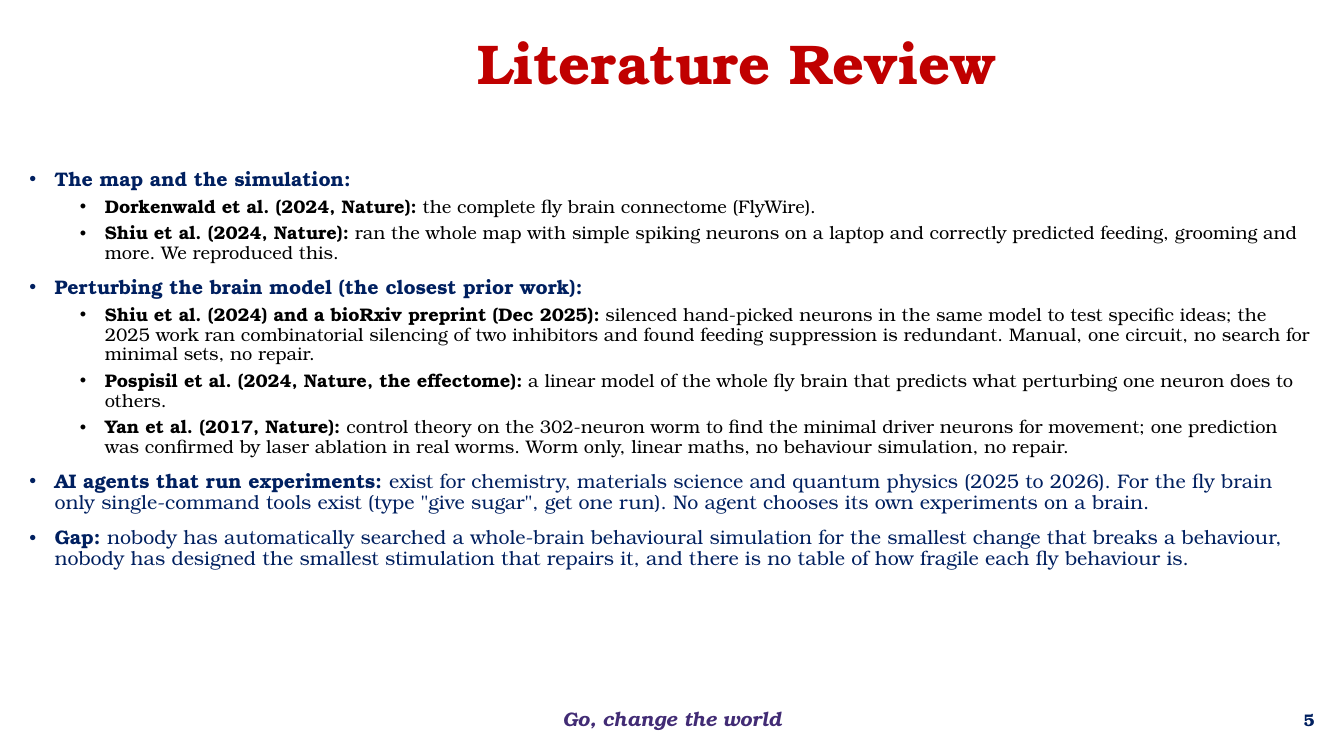
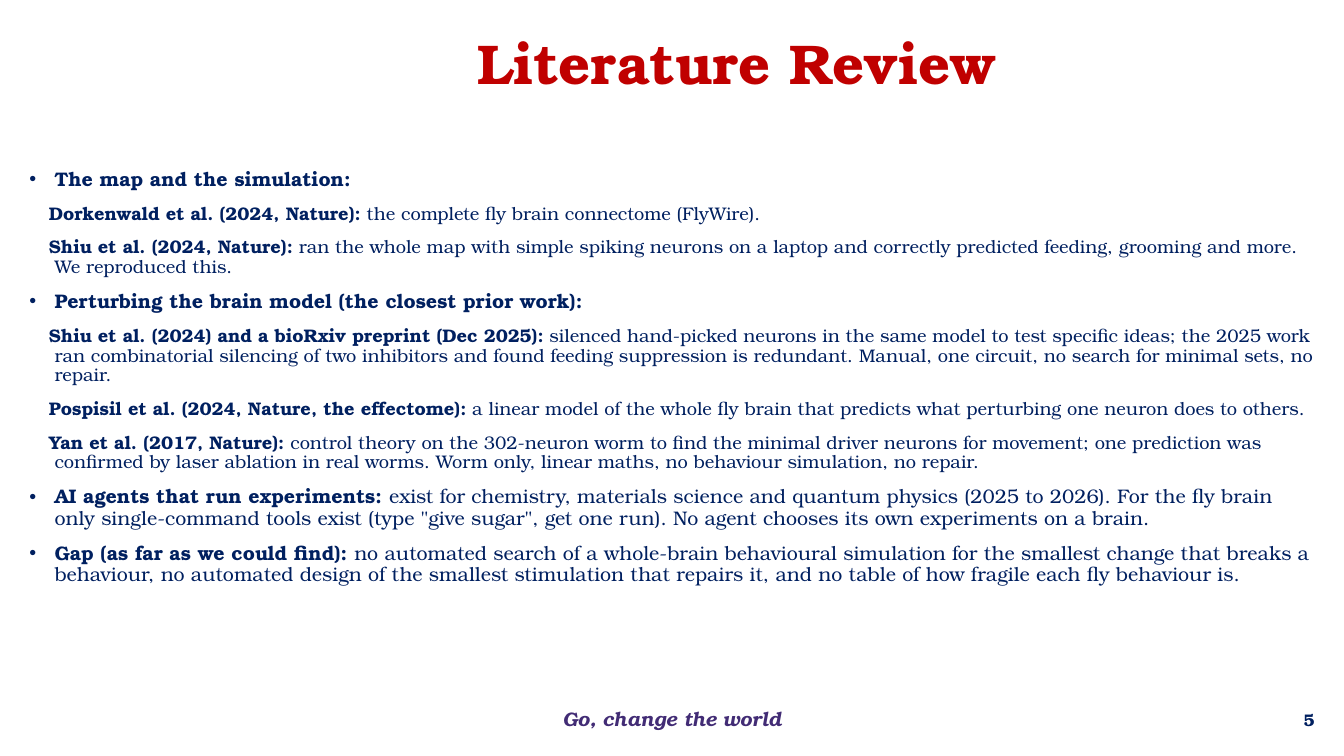
Before and after one commit to BHARATH9629/FlyBrainMappingSimulation, a slide deck: slide 5 of NeuroRedTeam_Phase1.pptx. Drawn at 1344x756 pixels with LibreOffice and Linux fonts; fonts in the diff are those of the drawing; background and template pictures are left out. Boxes give left, top, right and bottom in pixels: in the first picture for what was removed or moved away, otherwise in the second. Text is boxed around its words. In the diff, an @@ line names an element or a change of style, - is before the commit and + after.

```diff
--- a/NeuroRedTeam_Phase1.pptx
+++ b/NeuroRedTeam_Phase1.pptx
@@ text at <box>49,206,1313,473</box>: text colour #000000 to #002060 in "Dorkenwald et al. (2024, Nature): the complete ...", "Shiu et al. (2024, Nature): ran the ...", "Shiu et al. (2024) and a bioRxiv ...", "Pospisil et al. (2024, Nature, the effectome): ..." and 1 more places; bullet • to none; list level 2 to 1 in "Dorkenwald et al. (2024, Nature): ..."; list level 2 to 1 in "Shiu et al. (2024, Nature): ..."; list level 2 to 1 in "Shiu et al. (2024) and ..."; list level 2 to 1 in "Pospisil et al. (2024, Nature, ..."; list level 2 to 1 in "Yan et al. (2017, Nature): ..." @@
@@ text at <box>55,545,1309,586</box>: text changed @@
-• Gap: nobody has automatically searched a whole-brain behavioural simulation for the smallest change that breaks a behaviour, nobody has designed the smallest stimulation that repairs it, and there is no table of how fragile each fly behaviour is.
+• Gap (as far as we could find): no automated search of a whole-brain behavioural simulation for the smallest change that breaks a behaviour, no automated design of the smallest stimulation that repairs it, and no table of how fragile each fly behaviour is.
```
Also in this commit, not shown: 6 other slides changed, 2 slides added, 5 other files.
